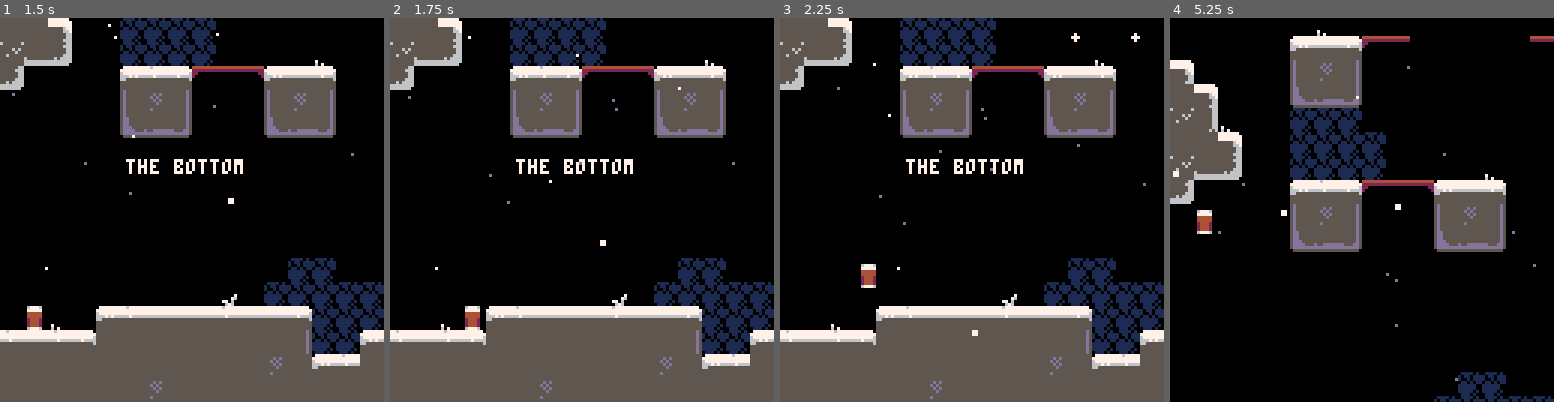
Above: before the commit, frames 1-4 (left to right).
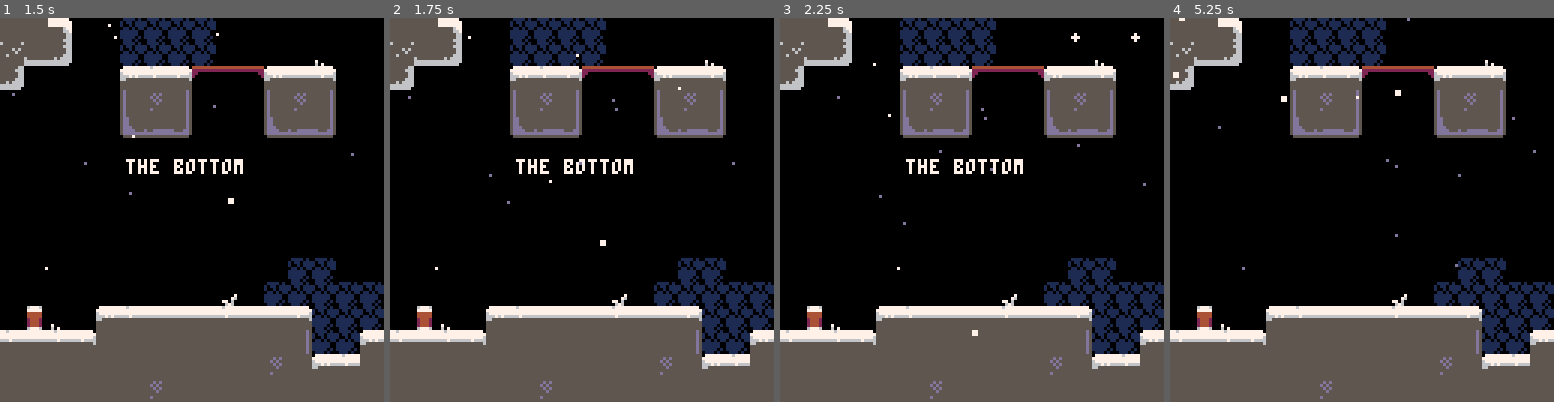
Above: after the commit, the same moments.

Repository: JakobDanielsen/Guinness-Jump
Game: PICO-8 cartridge guinness.p8
Two runs of this game, one before a commit and one after it. Both use one fixed random seed, a clock stepped at 60 frames per second and the inputs below.
Inputs (mouse positions are in pixels of both pictures, inside the frame that each line leads up to):
- Up to frame 1 (1.5 s): tap X (X key) at 0.33, 1.07 s; click (280, 121) at 0.67 s; tap O (Z key) at 0.7 s; click (46, 267) at 1.22 s
- Up to frame 2 (1.75 s): hold Right from 1.6 s (still down); tap O (Z key) at 1.7 s
- Up to frame 3 (2.25 s): click (887, 114) at 1.77 s; tap X (X key) at 1.85 s; release Right at 2.1 s; tap O (Z key) at 2.1 s; hold Up from 2.15 s (still down)
- Up to frame 4 (5.25 s): click (1342, 259) at 2.32 s; release Up at 2.42 s; hold Right 2.47-3.03 s; tap O (Z key) every 0.4 s from 2.5 to 4.9 s; click (1404, 106) at 2.87 s; tap X (X key) at 2.97, 4.08, 5.2 s; hold Left 3.08-3.58 s; click (1465, 256) at 3.42 s; hold Down 3.63-3.97 s; click (1231, 102) at 3.97 s; hold Right 4.02-4.68 s; click (1292, 248) at 4.52 s; hold Up 4.73-5.03 s; click (1354, 94) at 5.07 s; hold Left from 5.08 s (still down)

Frame 1 is identical in both runs. In frame 2, 0.5% of the frame differs, in the area x 7-24%, y 75-82%; in frame 3, 0.5%; in frame 4, 50%, in the area x 0-100%, y 0-100%.

Commit message:
ready for release?

Diff:
--- a/guinness.p8
+++ b/guinness.p8
@@ -2,17 +2,38 @@
 version 43
 __lua__
 -- guinnes jump
--- jakob
+-- jakob danielsen
+-- version 1.0
+
+-- code mainly by me, some help from claude and gemini.
+-- other creators code are credited where used
+
+ wr = {
+	 normal={
+	 	seconds="",
+	 	name=""
+	 },
+	 weird={
+	 	seconds="",
+	 	name=""
+	 },
+	 coins={
+	 	seconds="",
+	 	name=""
+	 }
+ }
 
 --todo:
+
 	--[[
-		-- red coins bug
-		-- ikke lyd nr man slider
-		-- mer eye candy!!
-		-- rydde opp i win systemet mer modulrt
+		-- noe eye candy?
+		-- fikse vicoty screens
 	--]]
+
+
+
 function _init()
-		cartdata("guinnes_jump_datga")
+		cartdata("guinness_jump_data")
 
 		speedrun_mode = false
 		if dget(1)==1 then
@@ -87,13 +108,18 @@
 			check_win(0) // normal
 		end
 		zone_control()
-	 if btn(⬆️) then player.vy =-3 end
-	 if btn(⬅️) then player.vx =-2 end
-		if btn(➡️) then player.vx =2 end
-	 if btn(⬇️) then player.vx =0 end
+	 --if btn(⬆️) then player.vy =-3 end
+	 --if btn(⬅️) then player.vx =-2 end
+		--if btn(➡️) then player.vx =2 end
+	 --if btn(⬇️) then player.vx =0 end
 		if (speedrun_mode or cant_move) and (btn(🅾️) and btn(❎)) then
 			if weird_mode then
-				respawn(450)
+				if player.red_coins==6 then
+					respawn(220)
+					weird_mode=false
+				else
+					respawn(450)
+				end
 			else
 				respawn(220)
 			end
@@ -261,12 +287,13 @@
 		rectfill(r.x1,r.y1,r.x2,r.y2,1)
 		rect(r.x1+1,r.y1+1,r.x2-1,r.y2-1,7)
 		--print ("time: "..format_time(timer),cam.x+10+10-1,cam.y+31+50+1,13)
-		print ("ggwp! ",r.x1+4,r.y1+5,7)
-		print("jumps: "..jump_counter,cam.x+30,cam.y+40,7)
-
-		print ("time: "..format_time(speedrun_seconds),cam.x+30,cam.y+31+40,7)
+		print ("ggwp! ",r.x1+45,r.y1+13,7)
+
+		print("jumps: "..jump_counter,cam.x+30-7,cam.y+50,7)
+		print ("time: "..format_time(speedrun_seconds),cam.x+30-7,cam.y+31+30,7)
+
 		print ("press z + x to restart",r.x1+11,r.y2-8,13)
-		if wm_unlock_seen==false and (_game_over_delay_counter> _game_over_delay+180)  then
+		if wm_unlock_seen==false then
 			print_wave("weird mode added to pause menu",r.x1-5,r.y2+20-7,2)
 			print_wave("weird mode added to pause menu",r.x1-5-1,r.y2+20-7-1,7)
 		end
@@ -299,7 +326,7 @@
 	end
 		if win_type==2 then
 			if not victory_music_played then
-				music(16)
+				music(19)
 				victory_music_played = true
 			end
 			local r = {
@@ -309,15 +336,17 @@
 			y2=cam.y+128-30}
 			rectfill(r.x1,r.y1,r.x2,r.y2,0)
 			rect(r.x1+1,r.y1+1,r.x2-1,r.y2-1,6)
-			print ("the end",r.x1+4,r.y1+5,7)
-
-			print ("time: "..format_time(speedrun_seconds),r.x1+7,r.y2-20,7)
-			print ("z + x to restart",r.x1+4,r.y2-8,13)
-
-			print_wave("something was added ",r.x1-5+24,r.y2+20-7,2)
-			print_wave("something was added ",r.x1-5-1+24,r.y2+20-7-1,7)
-			print_wave("to the pause menu",r.x1-5+13+14,r.y2+20-7+6,2)
-			print_wave("to the pause menu ",r.x1-5-1+13+14,r.y2+20-7-1+6,7)
+			print ("… - true ending - …",r.x1+10+8,r.y1+5,7)
+			print ("… -   ★★★    - …",r.x1+10+8,r.y2-9,7)
+
+
+			print ("time: "..format_time(speedrun_seconds),r.x1+30+1,r.y2-40-1,7)
+			print ("press z + x",r.x1+30-1,r.y2-15-3,13)
+
+			print_wave("something was added ",r.x1-5+24+1,r.y2+20-7,2)
+			print_wave("something was added ",r.x1-5-1+24+1,r.y2+20-7-1,7)
+			print_wave("to the pause menu",r.x1-5+13+14+1,r.y2+20-7+6,2)
+			print_wave("to the pause menu ",r.x1-5-1+13+14+1,r.y2+20-7-1+6,7)
 
 		end
 	end
@@ -1753,7 +1782,7 @@
 000000000000000000131529292929292929272900000000000000000000000030304f480000000000000000000000000000004800000000000000000000007000000030302000000029292122212132323232212121212030002030000000003021210621303021223020213232322121323232323221292900000000000000
 00000000000000000013152927292929292929290000000000000000000000005b5b5b4c000000000000000000000000004a724b4c000000000000000000000000000000000000000030203021182132373232211a21213030000000000000003021372138203022212030213232322206060606060606292900000000000000
 00000000000000000013150000292900000003050000000000000000000000005b6b6b6c000000000000000000000000006a6b5b5c0000000000000000000f1c0000000000000000002030201832213232373221321a213020000000000000003021282130302022213030212828282121212221212222292961616161616161
-00000000000000000013150000292900000013150000000000000000000000007f0000700000000000000000030500000000707c6c0000000000000000000f0f00000000000000000030302106062130303030210606222030000000000000003021062121212121213029212828282121282121282821292961616161616161
+00000000000000000013150000292900000013150000000000000000000000007f0000700000000000000000030500000000707c6c0000000000000000000f0f00000000000000000030302106062130303030210606222030000000000000003021062121212121212929212828282121282121282821292961616161616161
 00000000000000000013152927030529292913150000000000000000000000007000000000000000032d0000232500000000007000000000000000000f1d1e1f00000000000000000030202132322132323232213232213030000000000000003038212128282821212929212828282122282121282821292961616161616161
 00000000000000000023252929232529292923250000000000000000000000000000000000000000131500002929000000000000000000000031220f0f3d3e3f00000000000000000030304732322132323237213232213020000000000000003030212228282821212929222828282121282121282821292961616161616161
 0000000000000000002929000029290000002927000000000000000000000000000000000000000023150000292932000011000000000000303020303030203000000000000000000020302132322132323232213232303030000000000000003030212121212122212727210606062121062121282822292961616161616161
Not shown, changed: the thumbnail (__label__) section of guinness.p8
Not shown, changed: the music (__music__) section of guinness.p8
Not shown, changed: the sound effects (__sfx__) section of guinness.p8
Not shown, added: .DS_Store
Not shown, added: guinnes_jump.p8.png
Not shown, added: guinness_jump.js
Not shown, added: index.html
